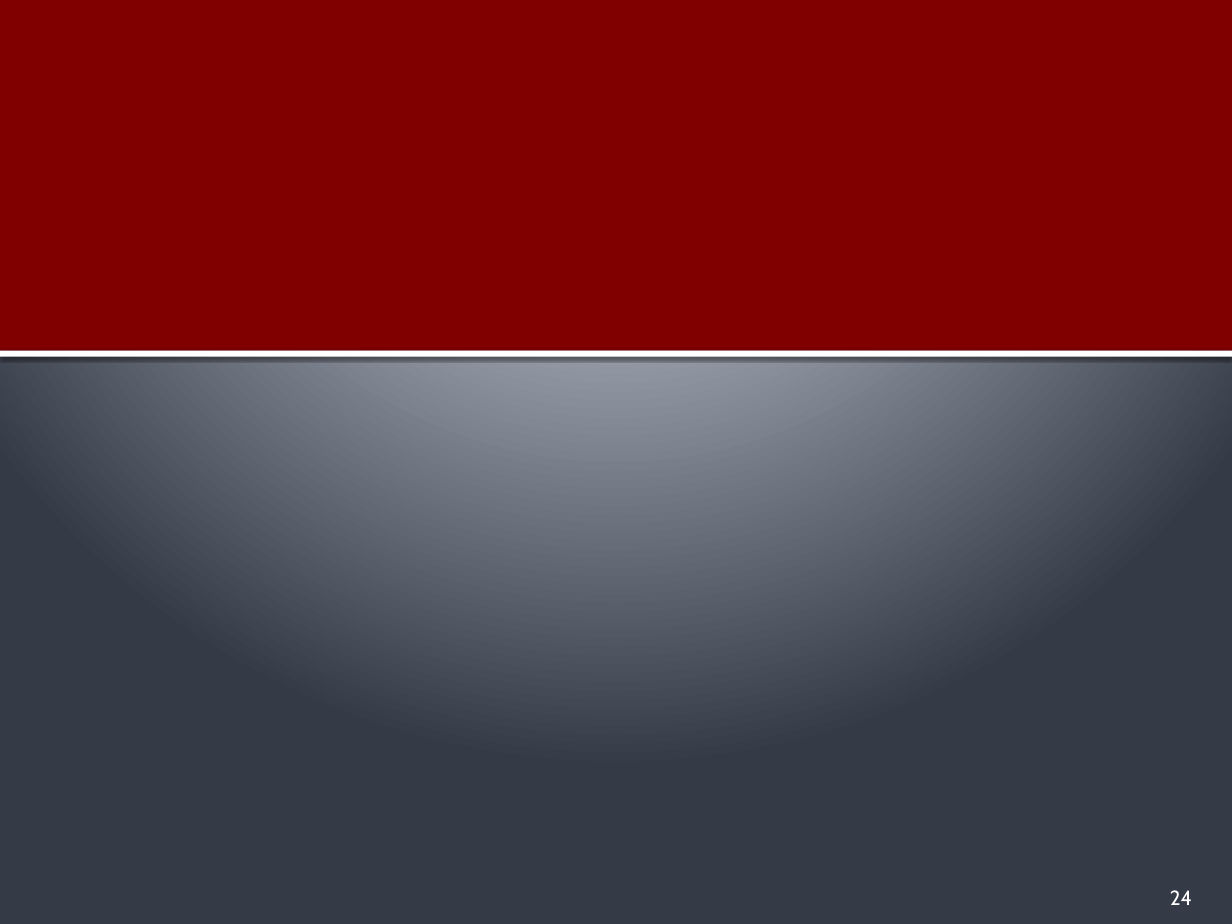
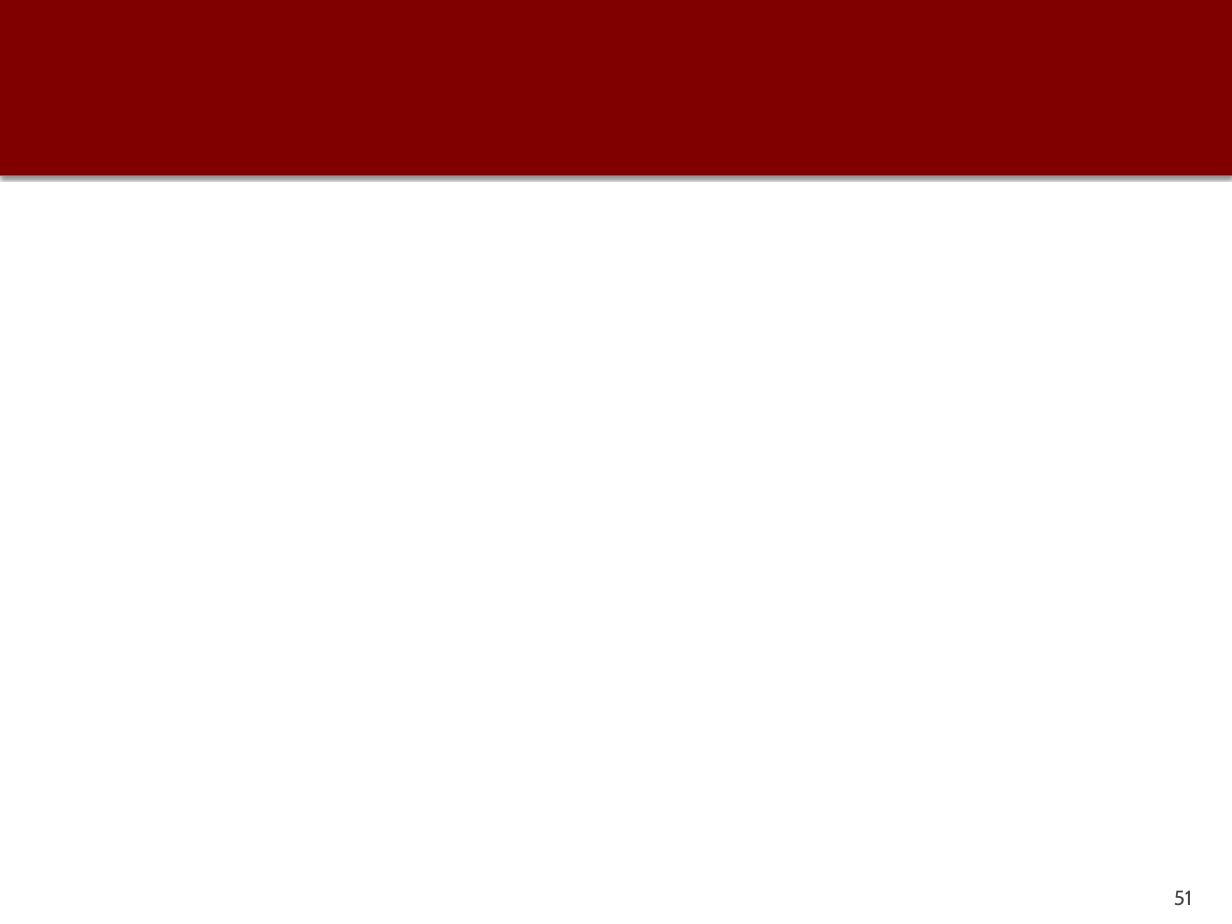
Before and after one commit to PauloGandraSousa/eapliframework, a slide deck: slide 51 of documentation/eapli.framework-Tech-Description.pptx (slide 24 before the commit). Drawn at 1232x924 pixels with LibreOffice and Linux fonts; fonts in the diff are those of the drawing; background and template pictures are left out. Boxes give left, top, right and bottom in pixels: in the first picture for what was removed or moved away, otherwise in the second. Text is boxed around its words. In the diff, an @@ line names an element or a change of style, - is before the commit and + after.

```diff
--- a/documentation/eapli.framework-Tech-Description.pptx
+++ b/documentation/eapli.framework-Tech-Description.pptx
@@ background gradient #C1C5D3 to #BFC4D2 to #353B47 to picture (left out) @@
@@ rectangle: place and size @@
-rectangle at (0,0,1232,351)
+rectangle at (0,0,1232,176)
@@ rectangle: place and size @@
-rectangle at (0,351,1232,357)
+rectangle at (0,170,1232,176)
@@ page number at (1174,890,1192,906): text changed; text colour #FFFFFF to #454545 @@
-24
+51
```
Also in this commit, not shown: 10 other slides changed, 15 slides added, 3 slides removed, 5 other files.
